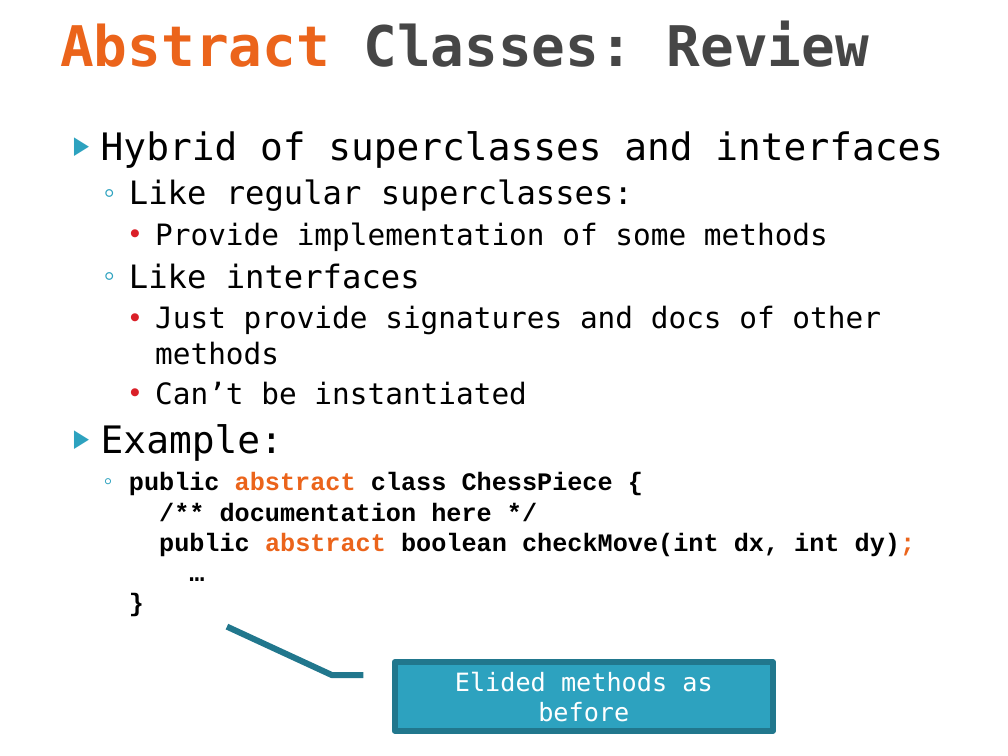
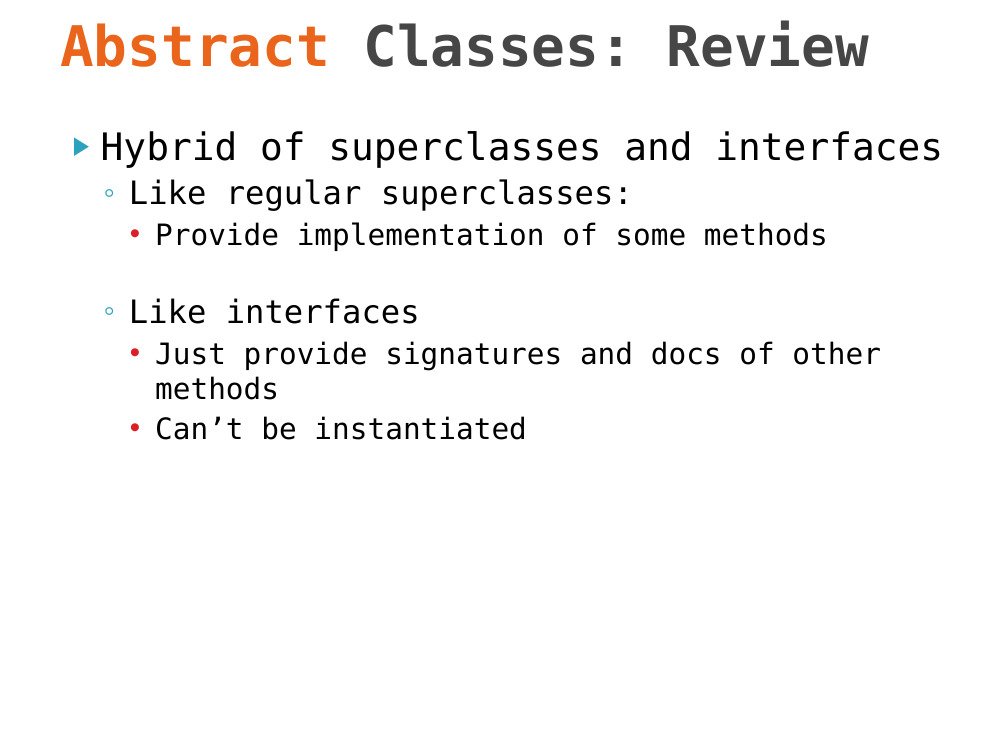
Before and after one commit to RHIT-CSSE/csse220, a slide deck: slide 4 of ClassMaterials/Polymorphism/Slides/Polymorphism.pptx. Drawn at 1008x756 pixels with LibreOffice and Linux fonts; fonts in the diff are those of the drawing. Boxes give left, top, right and bottom in pixels: in the first picture for what was removed or moved away, otherwise in the second. Text is boxed around its words. In the diff, an @@ line names an element or a change of style, - is before the commit and + after.

```diff
--- a/ClassMaterials/Polymorphism/Slides/Polymorphism.pptx
+++ b/ClassMaterials/Polymorphism/Slides/Polymorphism.pptx
@@ text at [101, 424, 916, 557]: paragraphs removed @@
-▶ Example:
-  ◦ public abstract class ChessPiece {
-    /** documentation here */
-    public abstract boolean checkMove(int dx, int dy);
-    …
-    }
@@ border callout removed at [395, 662, 773, 731] @@
-Elided methods as before
```
Also in this commit, not shown: 3 other slides changed, 5 slides added.
